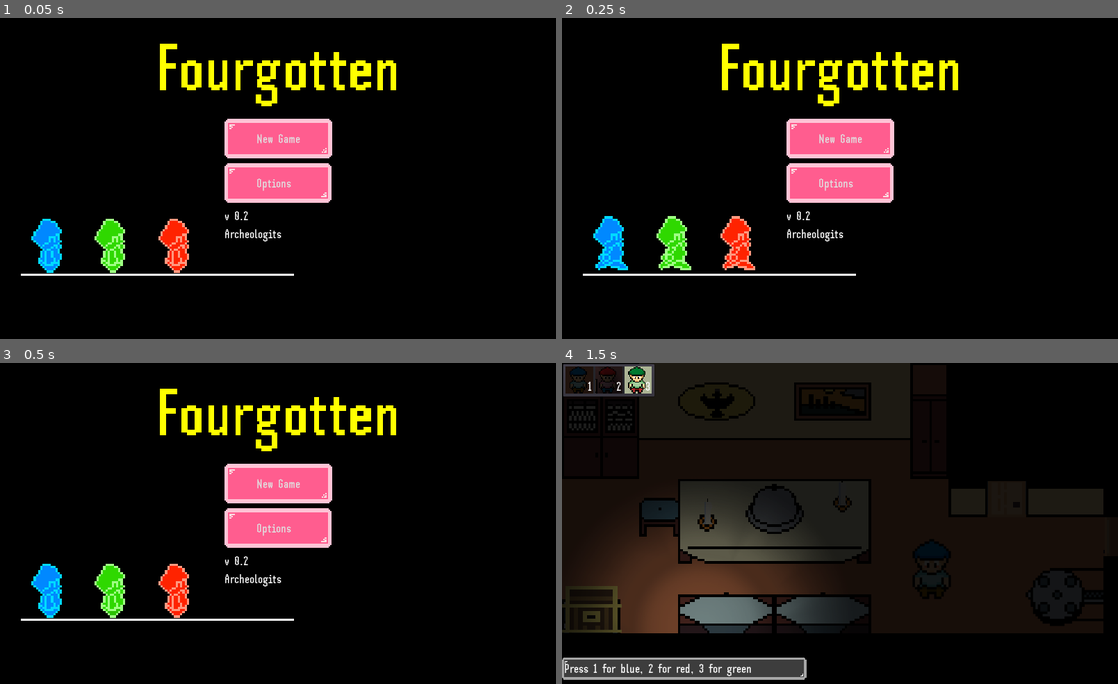
Above: before the commit, frames 1-4 (two rows, left to right).
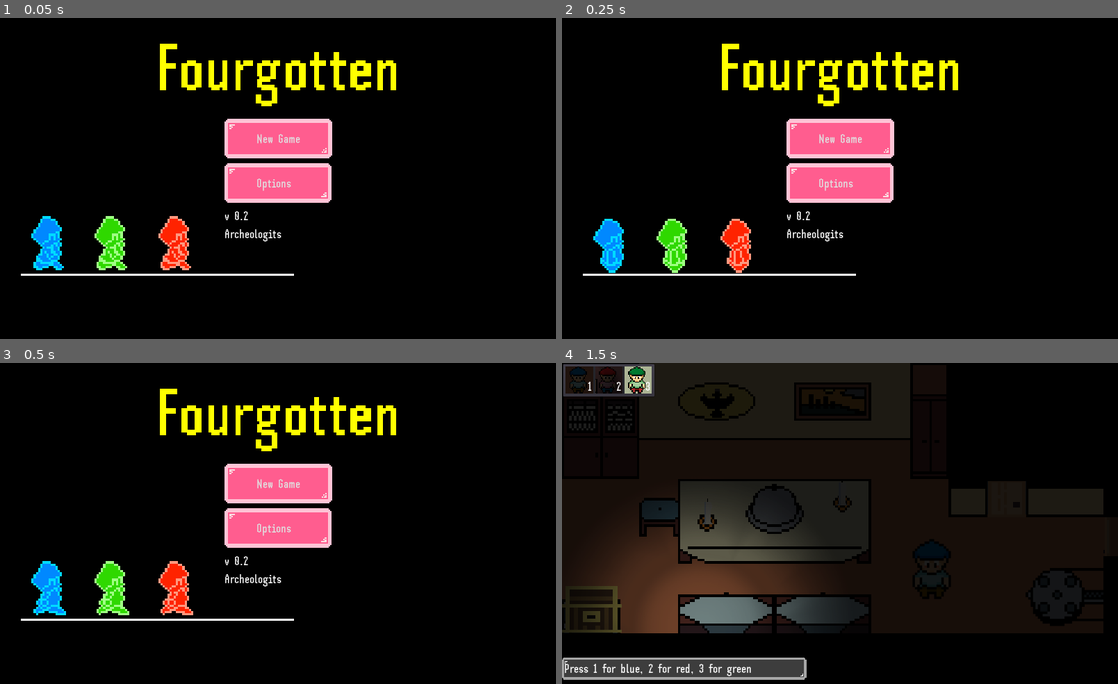
Above: after the commit, the same moments.

Repository: Archeologits/Fourgotten
Game: Godot game, scene res://gui/MainMenu.tscn
Same seed, same stepped clock (60 frames per second), same inputs: the game is played once before the commit and once after it.
Inputs:
- Up to frame 1 (0.05 s): no input
- Up to frame 2 (0.25 s): no input
- Up to frame 3 (0.5 s): no input
- Up to frame 4 (1.5 s): click "New Game" at 0.5 s; click "New Game" at 1.25 s

The runs differ from the first frame. In frame 1, 1.1% of the frame differs, in the area x 5-35%, y 61-80%; in frame 2, 1.2%; in frame 3, 1.2%; in frame 4, nothing differs.

Commit message:
minor changes

Diff:
--- a/common/items/rottenmeat/RottenMeat.tscn
+++ b/common/items/rottenmeat/RottenMeat.tscn
@@ -5,7 +5,7 @@
 [ext_resource path="res://common/items/rottenmeat/22. GROSS FOOD (SQUISH) MASTER.wav" type="AudioStream" id=3]
 
 [sub_resource type="RectangleShape2D" id=1]
-extents = Vector2( 40, 120 )
+extents = Vector2( 20, 120 )
 
 [node name="RottenMeat" type="Area2D"]
 collision_layer = 0
--- a/gui/MainMenu.tscn
+++ b/gui/MainMenu.tscn
@@ -72,7 +72,7 @@
 
 [node name="AnimatedSprite" type="AnimatedSprite" parent="."]
 frames = SubResource( 4 )
-frame = 2
+frame = 1
 playing = true
 centered = false
 
